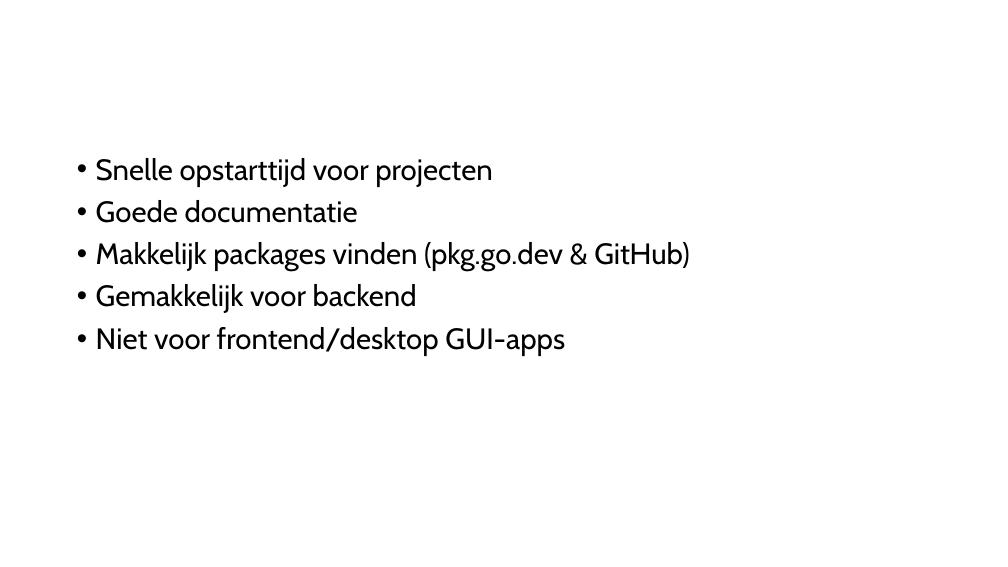
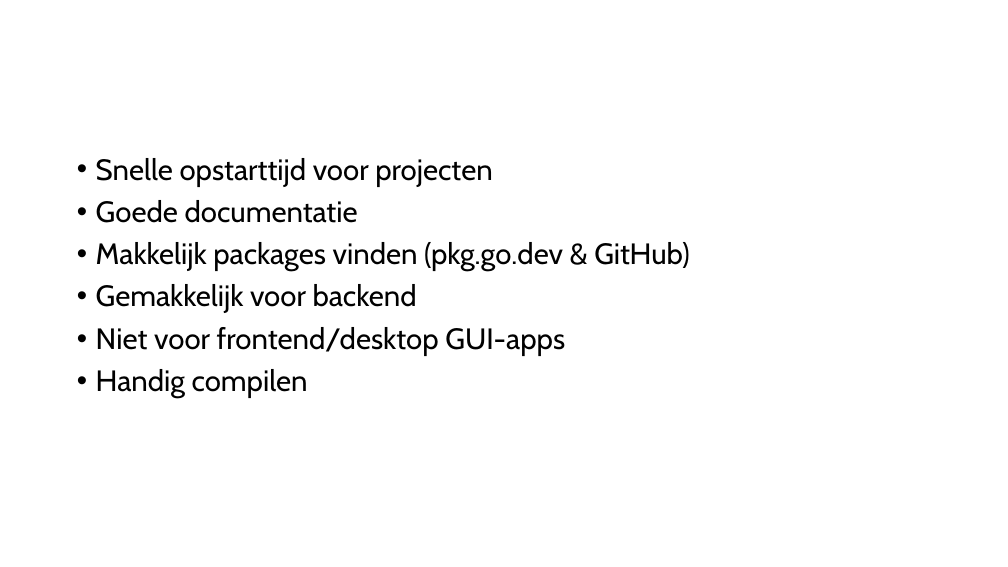
Before and after one commit to vervoortkobe/SoftwareTrends-Presentatie-Go-3ITSOF1, a slide deck: slide 16 of Golang.pptx (slide 18 before the commit). Drawn at 1008x567 pixels with LibreOffice and Linux fonts; fonts in the diff are those of the drawing; background and template pictures are left out. Boxes give left, top, right and bottom in pixels: in the first picture for what was removed or moved away, otherwise in the second. Text is boxed around its words. In the diff, an @@ line names an element or a change of style, - is before the commit and + after.

```diff
--- a/Golang.pptx
+++ b/Golang.pptx
@@ text at <box>96,369,308,398</box>: paragraph added @@
+• Handig compilen
```
Also in this commit, not shown: 2 other slides changed, 1 slide added, 3 slides removed, 2 other files.
